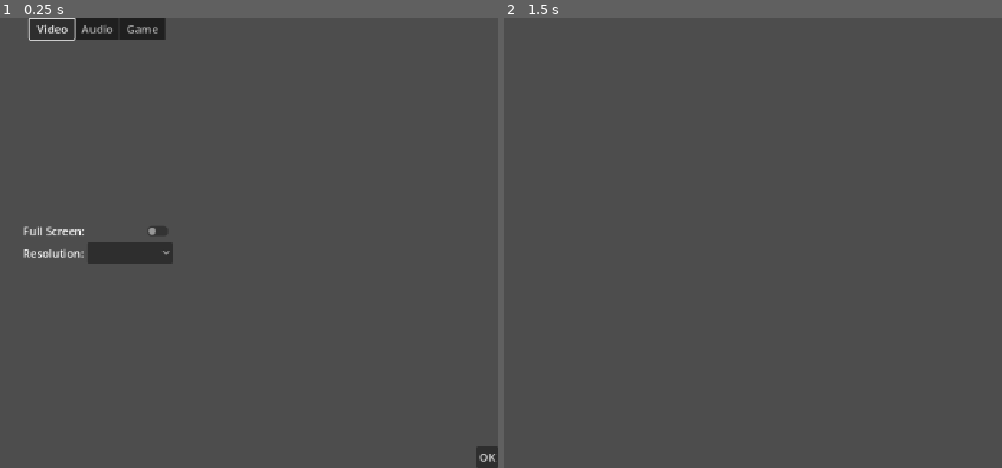
Above: before the commit, frames 1-2 (left to right).
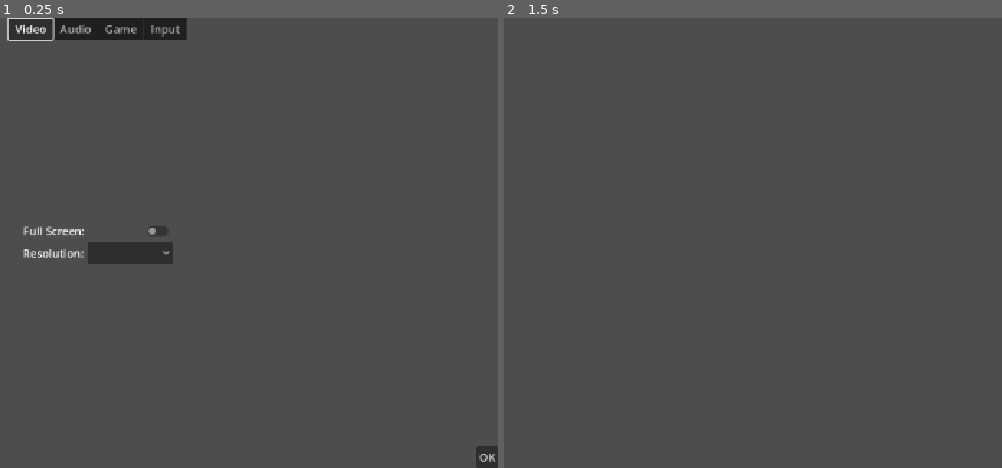
Above: after the commit, the same moments.

Repository: arko-poet/godot-template
Game: Godot game, scene res://scenes/menus/options/options_menu.tscn
Same seed, same stepped clock (60 frames per second), same inputs: the game is played once before the commit and once after it. This scene is started directly instead of the project's main scene. Sound files missing from this copy of the repository are replaced by a short silence.
Inputs (mouse positions are in pixels of both pictures, inside the frame that each line leads up to):
- Up to frame 1 (0.25 s): no input
- Up to frame 2 (1.5 s): click "OK" at 0.5 s; tap Enter at 1.25 s; move the mouse to (777, 220) at 1.27 s; tap I at 1.35 s

The runs differ from the first frame. In frame 1, 0.8% of the frame differs, in the area x 1-38%, y 0-6%; in frame 2, nothing differs.

Commit message:
add input map tab and input listener

Diff:
--- /dev/null
+++ b/project/input_map_listener.tscn
@@ -0,0 +1,6 @@
+[gd_scene format=3 uid="uid://b47fxafdggflq"]
+
+[ext_resource type="Script" uid="uid://bl0pqiygmknah" path="res://scripts/input_map_listener.gd" id="1_kkhmk"]
+
+[node name="Node" type="Node" unique_id=511744421]
+script = ExtResource("1_kkhmk")
--- a/project/scenes/menus/options/options_menu.tscn
+++ b/project/scenes/menus/options/options_menu.tscn
@@ -33,10 +33,11 @@
 grow_horizontal = 2
 current_tab = 0
 tab_alignment = 1
-tab_count = 3
+tab_count = 4
 tab_0/title = "Video"
 tab_1/title = "Audio"
 tab_2/title = "Game"
+tab_3/title = "Input"
 
 [node name="VideoSettings" type="GridContainer" parent="UI" unique_id=2123833321]
 unique_name_in_owner = true
@@ -141,6 +142,21 @@
 grow_vertical = 2
 columns = 2
 
+[node name="InputSettings" type="GridContainer" parent="UI" unique_id=1022807815]
+unique_name_in_owner = true
+layout_mode = 1
+anchors_preset = 8
+anchor_left = 0.5
+anchor_top = 0.5
+anchor_right = 0.5
+anchor_bottom = 0.5
+offset_left = -20.0
+offset_top = -20.0
+offset_right = 20.0
+offset_bottom = 20.0
+grow_horizontal = 2
+grow_vertical = 2
+
 [node name="AcceptOptionsButton" type="Button" parent="UI" unique_id=1342015817]
 unique_name_in_owner = true
 layout_mode = 1
--- /dev/null
+++ b/project/scripts/input_map_listener.gd
@@ -0,0 +1,6 @@
+extends Node
+
+
+func _input(event):
+	if event is InputEventKey and event.pressed:
+		print(event)
--- a/project/scripts/menus/options/options_menu.gd
+++ b/project/scripts/menus/options/options_menu.gd
@@ -4,7 +4,7 @@
 
 @export var resolutions: Array[Vector2i]
 
-@onready var tab_panels := [%VideoSettings, %AudioSettings, %GameSettings]
+@onready var tab_panels := [%VideoSettings, %AudioSettings, %GameSettings, %InputSettings]
 @onready var audio_settings: GridContainer = %AudioSettings
 
 @onready var full_screen_button: CheckButton = %FullScreenButton
Not shown, added: project/scripts/input_map_listener.gd.uid
Not shown, changed: docs/dev_notes/dev-notes/.obsidian/workspace.json
